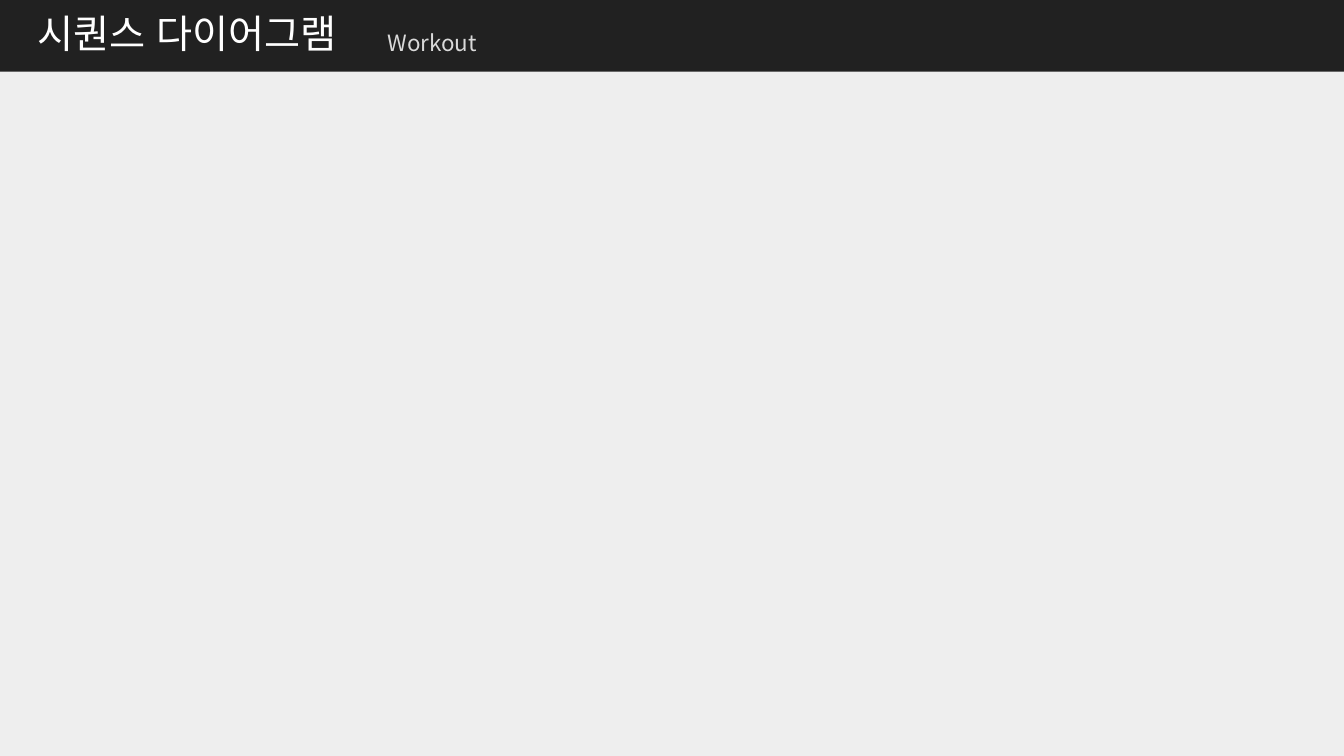
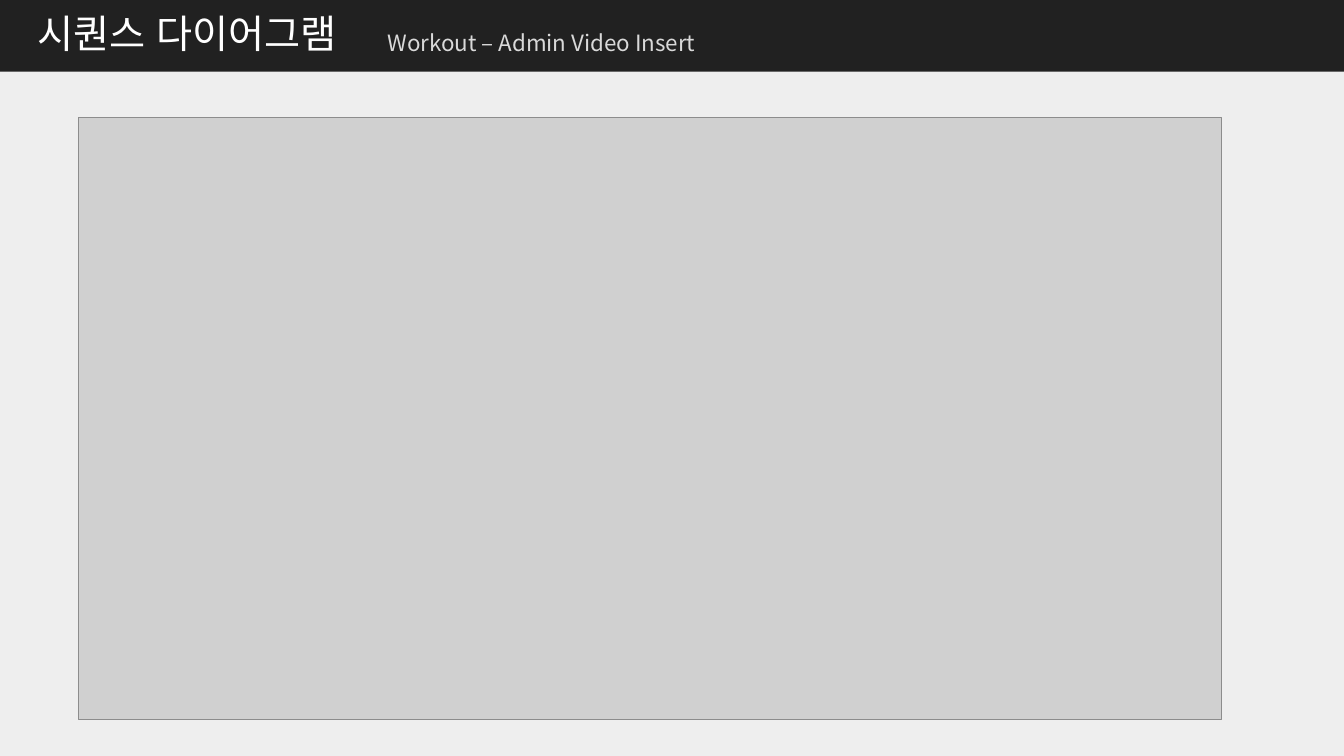
Before and after one commit to me0768/KHFinalProject, a slide deck: slide 38 of 보고서/클래스설계서_Final_Project.pptx (slide 37 before the commit). Drawn at 1344x756 pixels with LibreOffice and Linux fonts; fonts in the diff are those of the drawing; grey boxes stand for pictures. Boxes give left, top, right and bottom in pixels: in the first picture for what was removed or moved away, otherwise in the second. Text is boxed around its words. In the diff, an @@ line names an element or a change of style, - is before the commit and + after.

```diff
--- a/보고서/클래스설계서_Final_Project.pptx
+++ b/보고서/클래스설계서_Final_Project.pptx
@@ text at (388,33,695,52): text changed @@
-Workout
+Workout – Admin Video Insert
@@ picture added at (79,117,1221,720) @@
```
Also in this commit, not shown: 14 other slides changed, 6 slides added, 16 other files.
